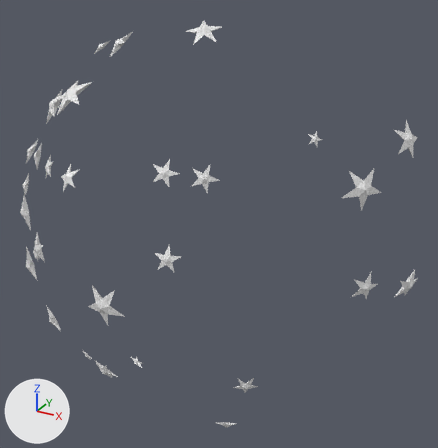
The OBJ model input/render/meshes/stars.obj, before and after one commit.
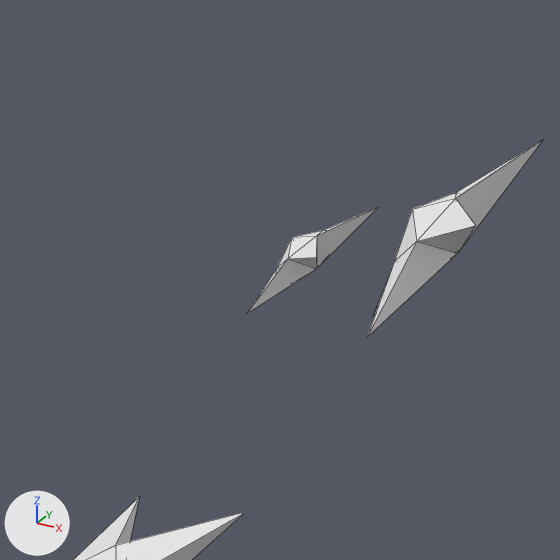
Old and new are each drawn whole from a 50 mm lens placed at (26.14, -47.27, 23.6), pointed at (3.31, -5.76, 2.85) and again close up on the part from 14% to 31% of the width and 3% to 20% of the height. Arrows for +X, +Y and +Z are at lower left; the lights stay in place. The close-ups show mesh edges as thin lines. Where no turn or scale is listed for an object, it has been applied to the vertices.

Before the edit, the objects in view are built like this:
```python
me_stars = bpy.data.meshes.new('stars')
me_stars.from_pydata(...)  # 360 vertices, 600 faces; spans x -18.0..19.4, y -17.8..1.4, z -17.5..19.1
ob_stars = bpy.data.objects.new('stars', me_stars)
ob_stars.location = (0.0, 0.0, 0.0)
```
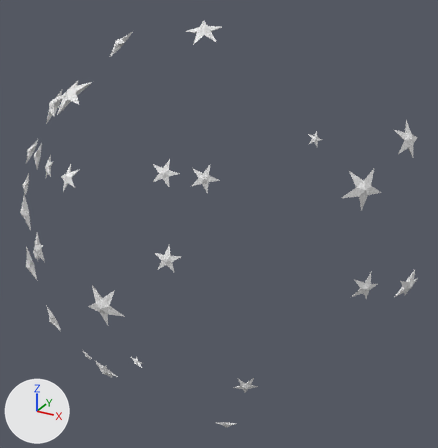
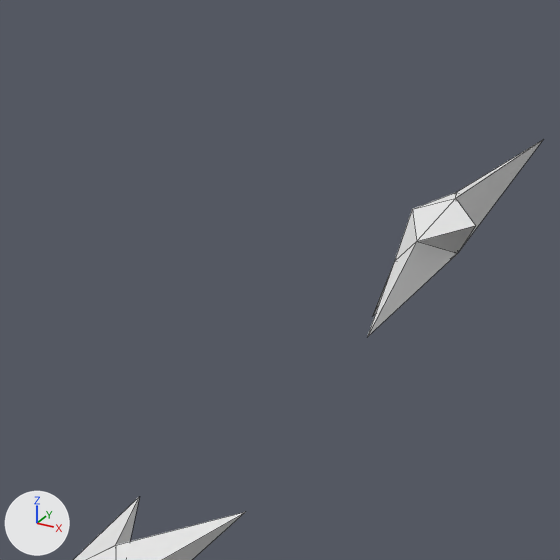
Where the change shows, as pixel boxes [x1, y1, x2, y2] in the close-ups (560 x 560 px):
part 1 of me_stars, deleted: before [248, 207, 378, 313]

The change, as a list of edits to the scene's bpy script:
```text
Change me_stars:
    where me_stars.from_pydata(...)  # 360 vertices, 600 faces; spans x -18.0..19.4, y -17.8..1.4, z -17.5..19.1
    used by ob_stars; location = (0.0, 0.0, 0.0)
    me_stars part 1: the loose piece of 12 vertices spanning x -10.7..-9.0, y -4.3..-2.4, z 15.8..16.9 is deleted
```
